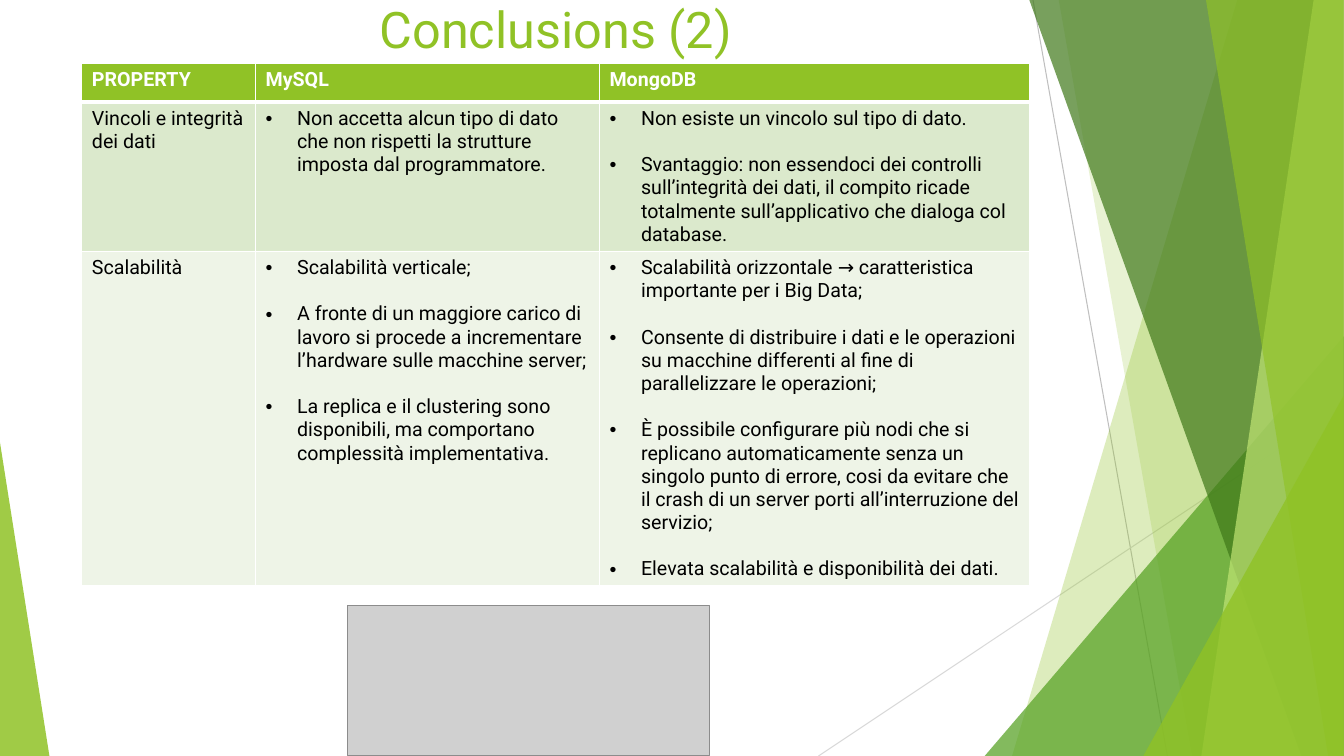
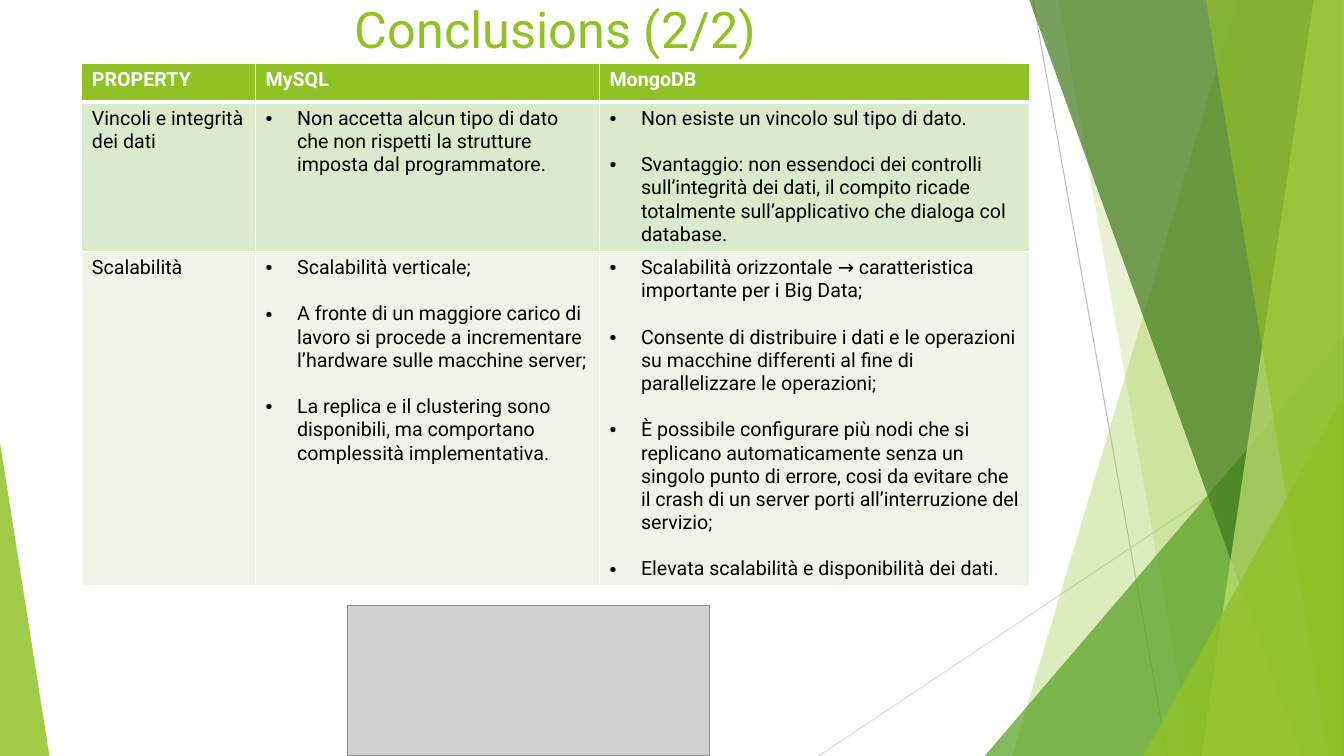
Before and after one commit to lucaMari94/mongodb-sentiment-analysis, a slide deck: slide 45 of silde/slide.pptx (slide 44 before the commit). Drawn at 1344x756 pixels with LibreOffice and Linux fonts; fonts in the diff are those of the drawing; grey boxes stand for pictures. Boxes give left, top, right and bottom in pixels: in the first picture for what was removed or moved away, otherwise in the second. Text is boxed around its words. In the diff, an @@ line names an element or a change of style, - is before the commit and + after.

```diff
--- a/silde/slide.pptx
+++ b/silde/slide.pptx
@@ title at (355, 8, 756, 59): text changed @@
-Conclusions (2)
+Conclusions (2/2)
```
Also in this commit, not shown: 15 other slides changed, 1 slide added, 1 other file.
